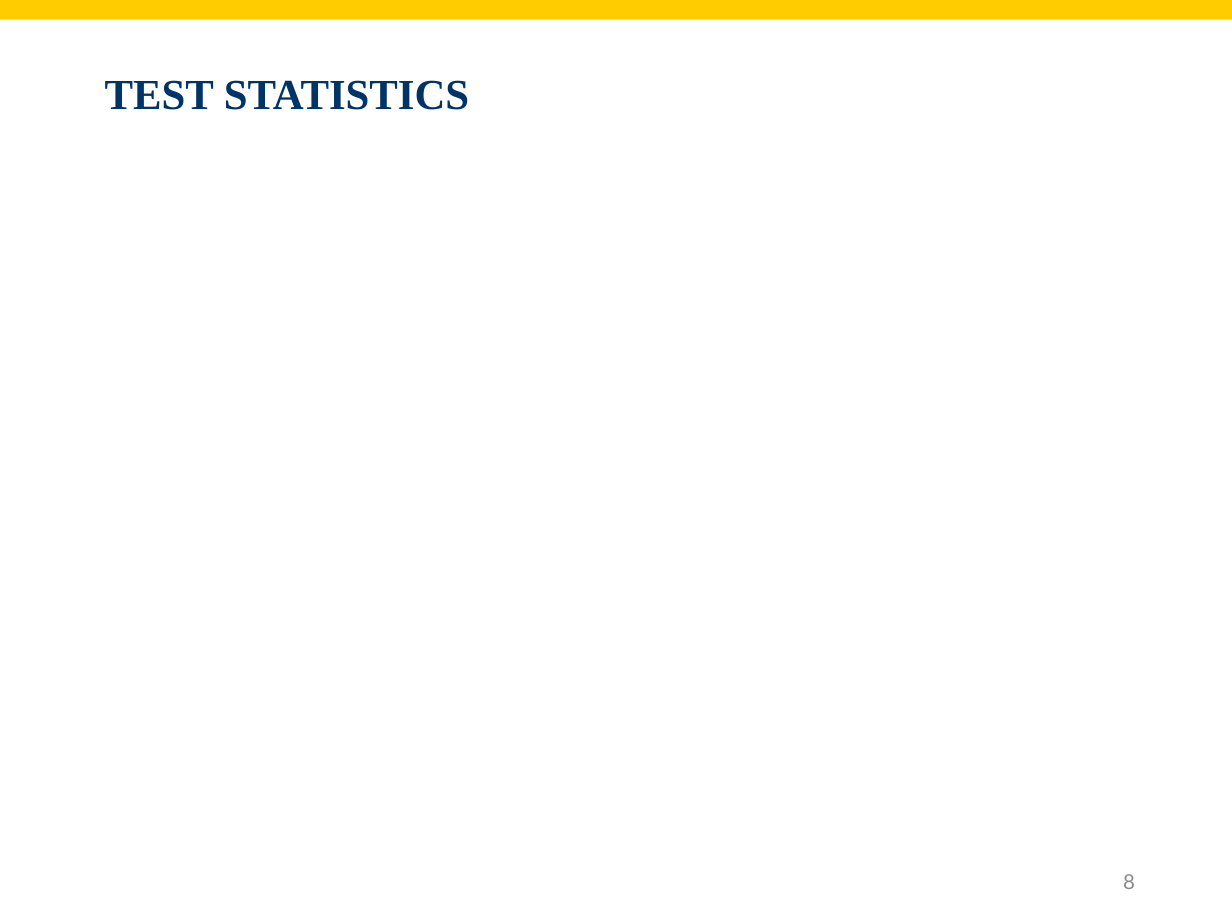
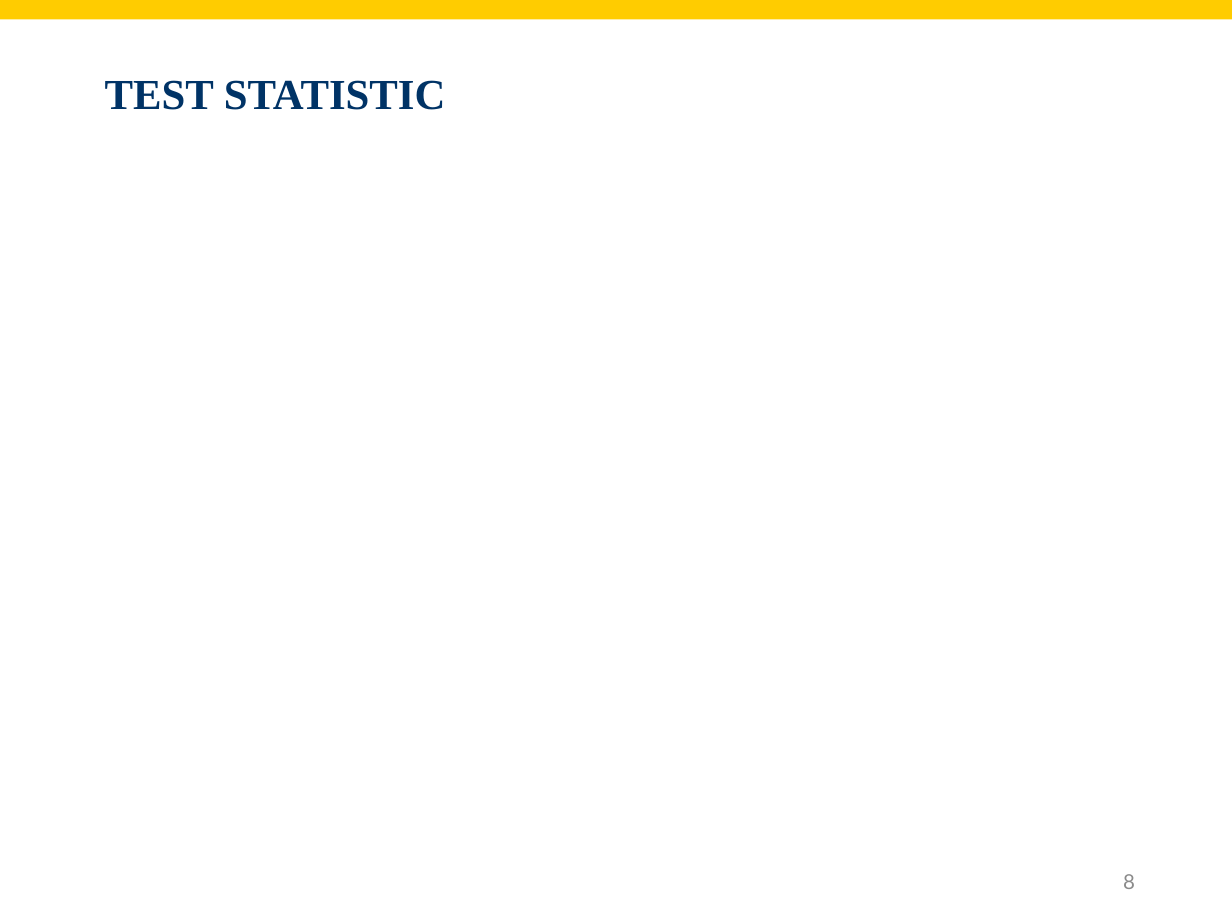
Before and after one commit to shnezam/BUAD1560, a slide deck: slide 8 of slides/pdf/Chapt9.pptx. Drawn at 1232x924 pixels with LibreOffice and Linux fonts; fonts in the diff are those of the drawing; grey boxes stand for pictures; background and template pictures are left out. Boxes give left, top, right and bottom in pixels: in the first picture for what was removed or moved away, otherwise in the second. Text is boxed around its words. In the diff, an @@ line names an element or a change of style, - is before the commit and + after.

```diff
--- a/slides/pdf/Chapt9.pptx
+++ b/slides/pdf/Chapt9.pptx
@@ title at (105,80,446,110): text changed @@
-TEST STATISTICS
+TEST STATISTIC
```
Also in this commit, not shown: 2 slides removed.
